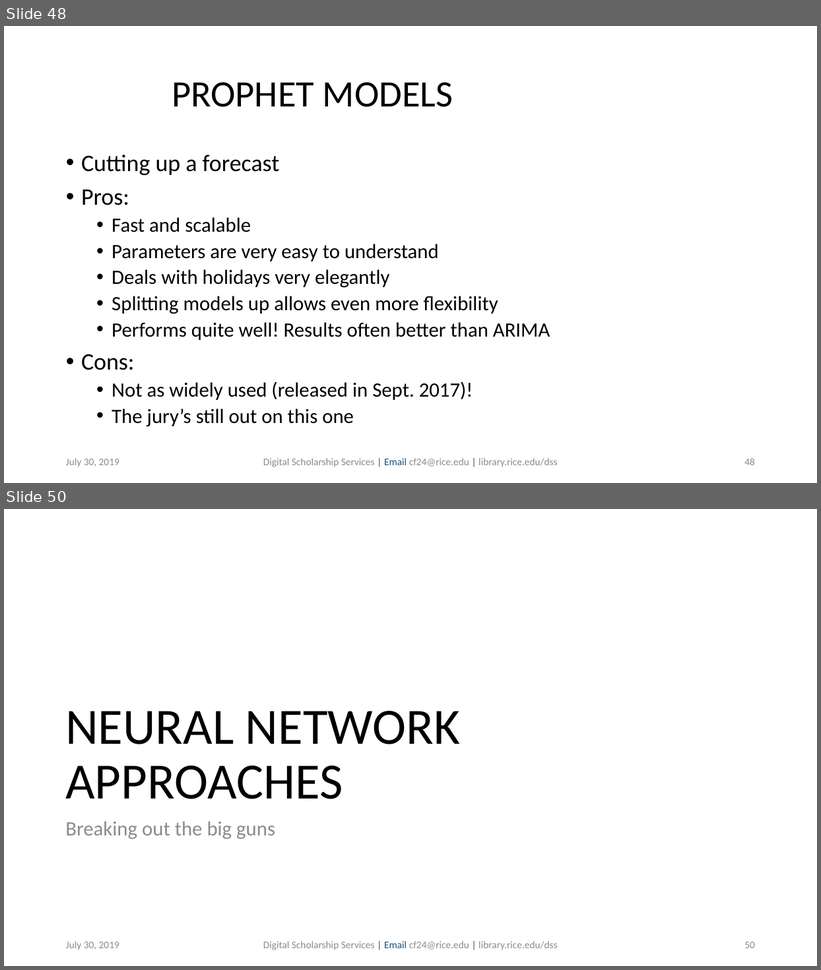
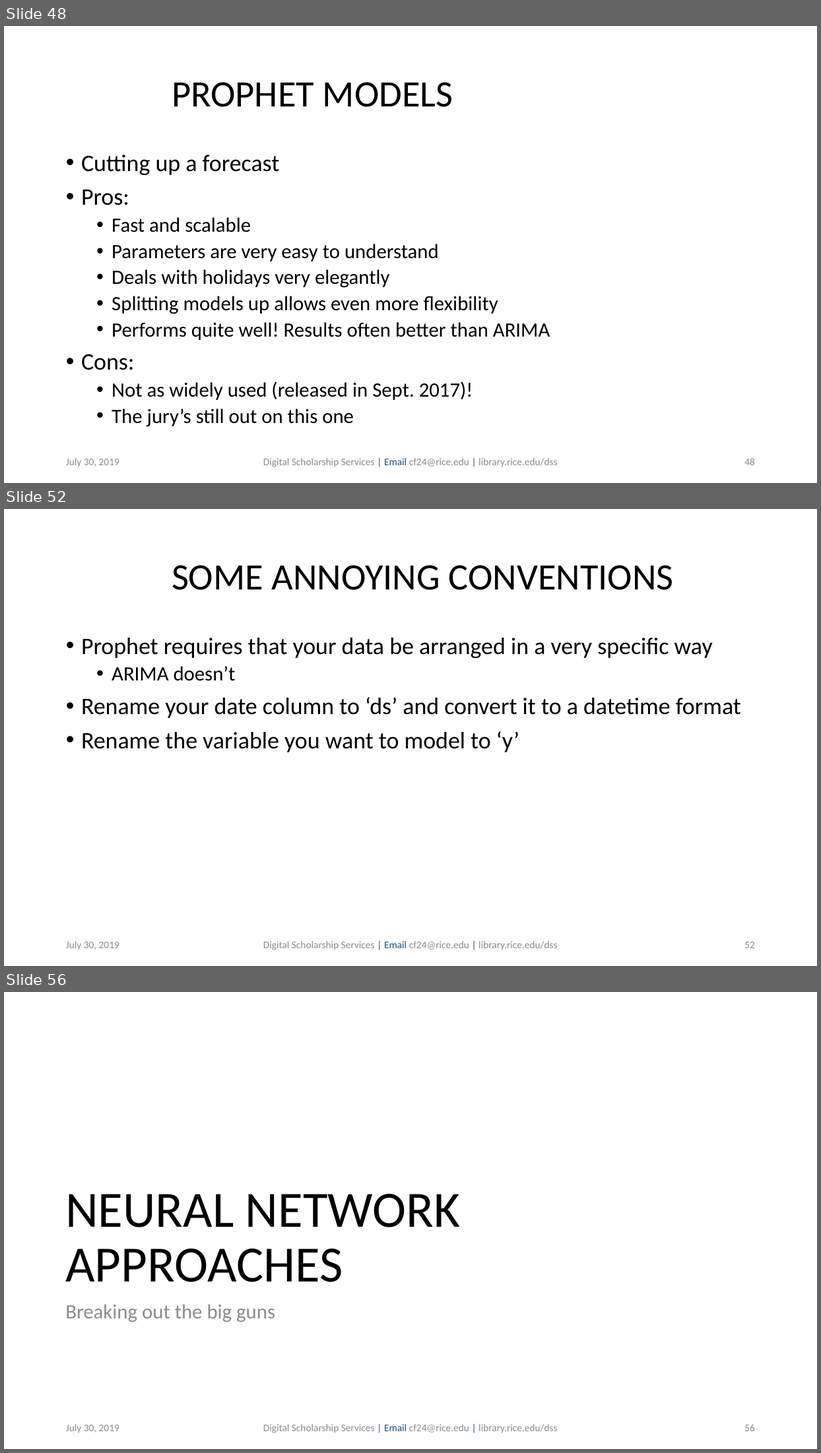
Before and after one commit to bakitybacon/rice-data-and-donuts, a slide deck: tsa/Introduction to Time Series Analysis.pptx. Shown one above the other, each under a label of ours: slides 48 and 50 before the commit, slides 48, 52 and 56 after it; the slides between them are not shown. The pictures are 821x970 and 821x1453 pixels, drawn with LibreOffice and Linux fonts; fonts in the diff are those of the drawing; background and template pictures are left out. Boxes give left, top, right and bottom in pixels: in the first picture for what was removed or moved away, otherwise in the second. Text is boxed around its words. In the diff, an @@ line names an element or a change of style, - is before the commit and + after.

Commit message:
more prophet slides

```diff
--- a/tsa/Introduction to Time Series Analysis.pptx
+++ b/tsa/Introduction to Time Series Analysis.pptx
@@ slide 52 added at [4, 509, 817, 966], background #FFFFFF @@
@@ title added at [172, 565, 674, 590], 44 pt, text #000000 @@
+SOME ANNOYING CONVENTIONS
@@ text added at [81, 638, 741, 753], 28 pt, text #000000 @@
+• Prophet requires that your data be arranged in a very specific way
+  • ARIMA doesn’t
+• Rename your date column to ‘ds’ and convert it to a datetime format
+• Rename the variable you want to model to ‘y’
@@ text added at [66, 941, 120, 951], 12 pt, text #8C8C8C @@
+July 30, 2019
@@ text added at [263, 941, 557, 951], 12 pt, text #8C8C8C @@
+Digital Scholarship Services | Email cf24@rice.edu | library.rice.edu/dss
@@ page number added at [745, 942, 755, 949], 12 pt, text #8C8C8C @@
+52
@@ what was slide 50 is now slide 56 @@
@@ page number at [745, 1424, 755, 1432]: text changed @@
-50
+56
```
Also in this commit, not shown: 4 slides changed, 5 other slides added.
